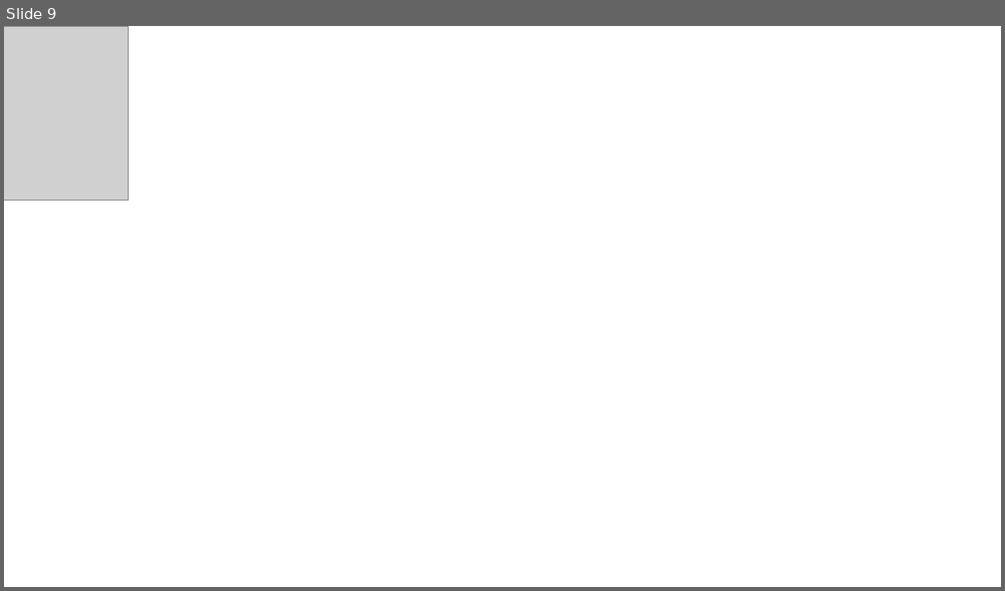
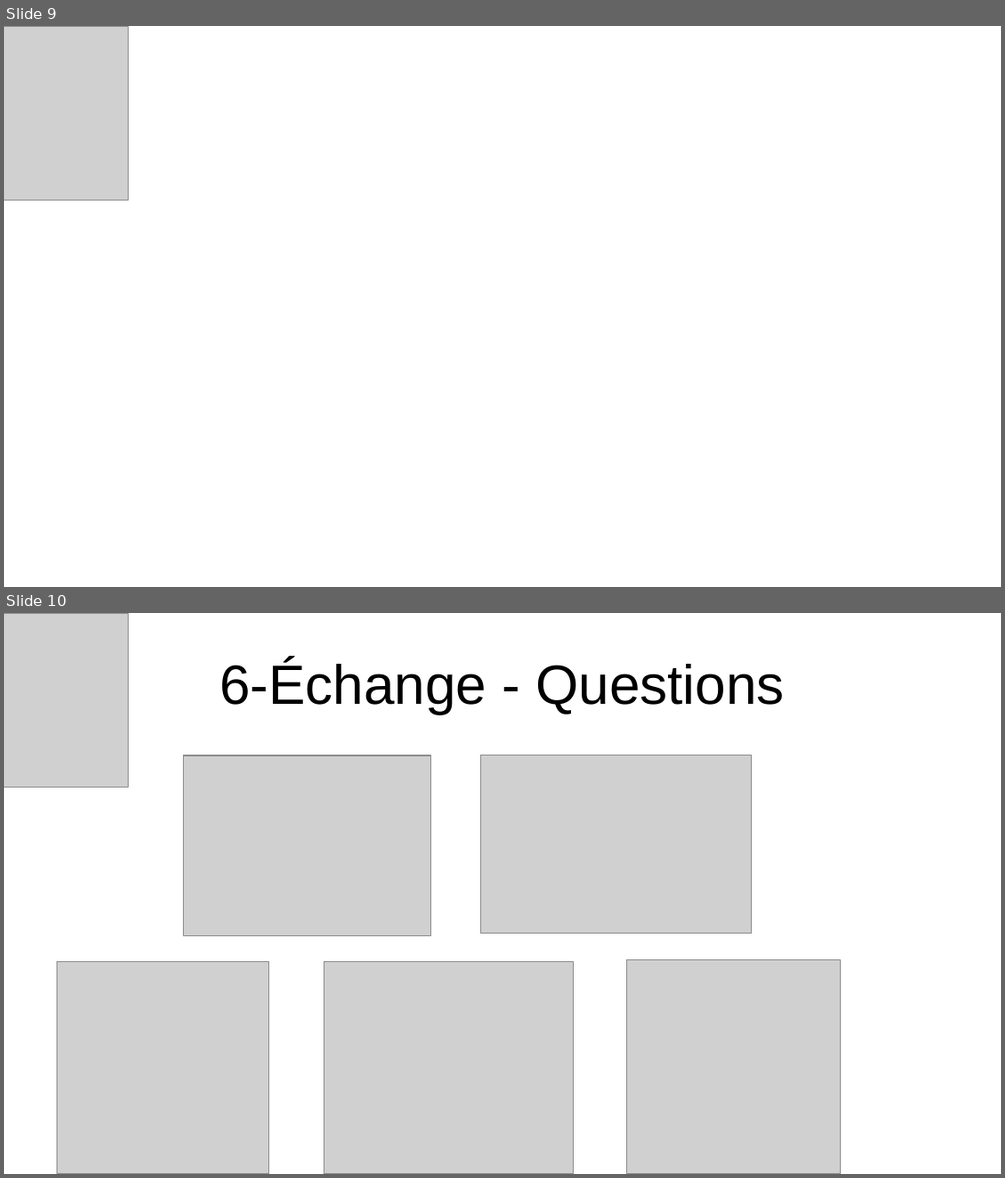
Before and after one commit to jbbaillet85/OCpizzas, a slide deck: documentation/Présentation technique.odp. Shown one above the other, each under a label of ours: slide 9 before the commit, slides 9 and 10 after it. The pictures are 1005x591 and 1005x1178 pixels, drawn with LibreOffice and Linux fonts; fonts in the diff are those of the drawing; grey boxes stand for pictures; background and template pictures are left out. Boxes give left, top, right and bottom in pixels: in the first picture for what was removed or moved away, otherwise in the second. Text is boxed around its words. In the diff, an @@ line names an element or a change of style, - is before the commit and + after.

```diff
--- a/documentation/Présentation technique.odp
+++ b/documentation/Présentation technique.odp
@@ slide 10 added at [4,613,1001,1174], background picture (left out) @@
@@ picture added at [4,613,129,787] @@
@@ title added at [219,659,784,714], 44 pt, text #000000 @@
+6-Échange - Questions
@@ picture added at [184,755,432,935] @@
@@ picture added at [481,755,752,933] @@
@@ picture added at [57,962,269,1174] @@
@@ picture added at [324,962,574,1174] @@
@@ picture added at [627,960,841,1174] @@
```
Also in this commit, not shown: 3 slides changed, 2 other slides added, 4 slides removed, 12 other files.
